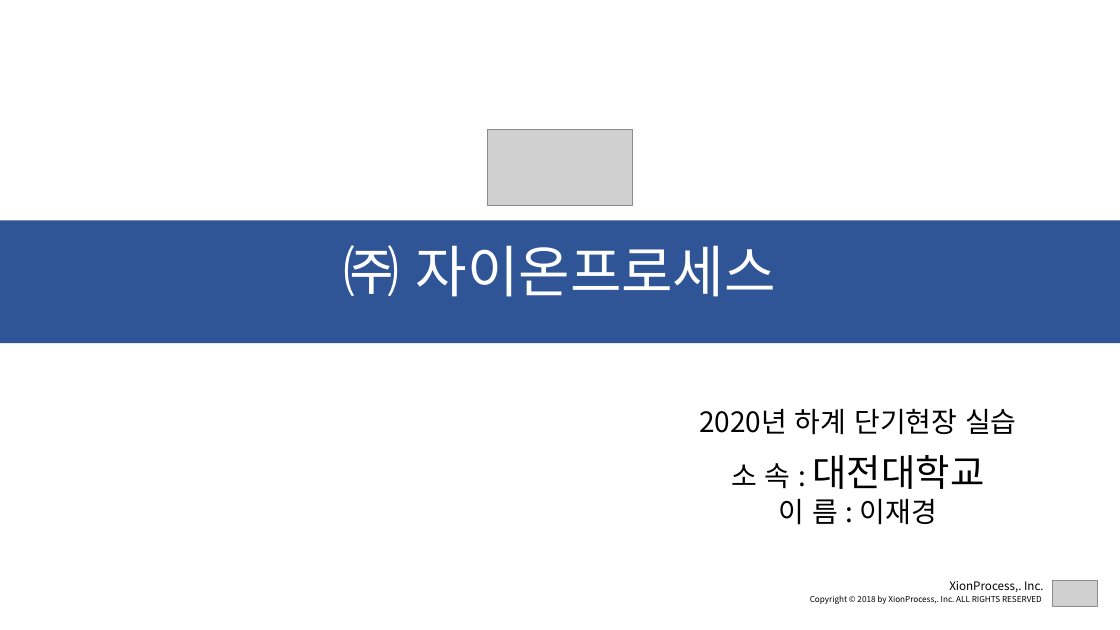
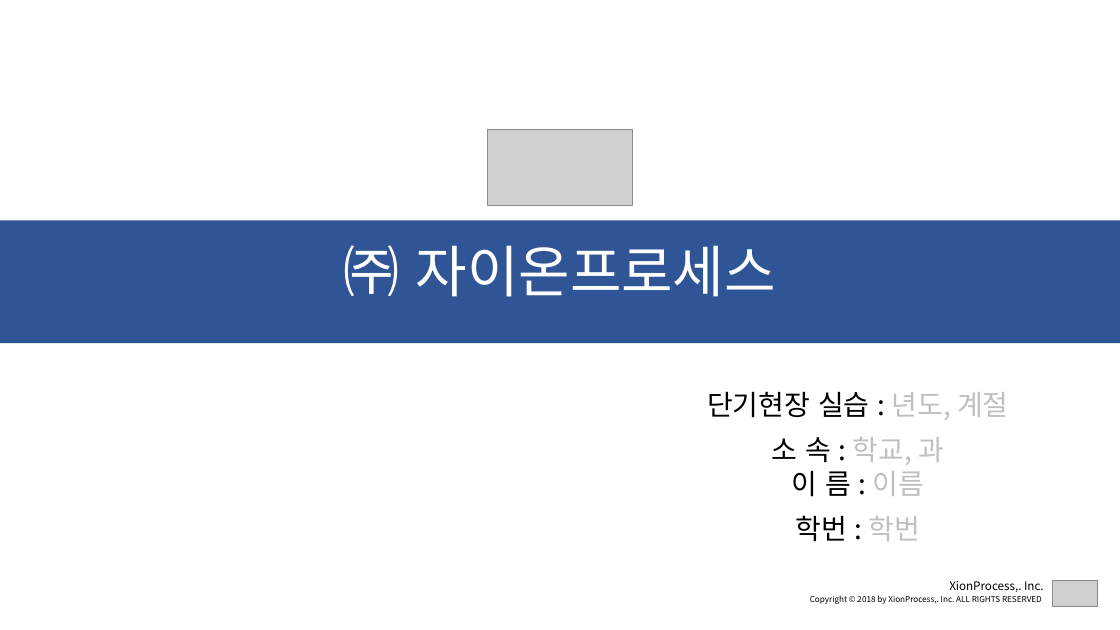
Before and after one commit to ChaeSung-Lee/DJ_InternShip, a slide deck: slide 1 of Project_BnC.pptx. Drawn at 1120x630 pixels with LibreOffice and Linux fonts; fonts in the diff are those of the drawing; grey boxes stand for pictures. Boxes give left, top, right and bottom in pixels: in the first picture for what was removed or moved away, otherwise in the second. Text is boxed around its words. In the diff, an @@ line names an element or a change of style, - is before the commit and + after.

```diff
--- a/Project_BnC.pptx
+++ b/Project_BnC.pptx
@@ text at box(707, 391, 1009, 542): text changed @@
-2020년 하계 단기현장 실습
-소 속 : 대전대학교
-이 름 : 이재경
+단기현장 실습 : 년도, 계절
+소 속 : 학교, 과
+이 름 : 이름
+학번 : 학번
```
Also in this commit, not shown: 1 other slide changed, 8 slides added, 10 slides removed.
